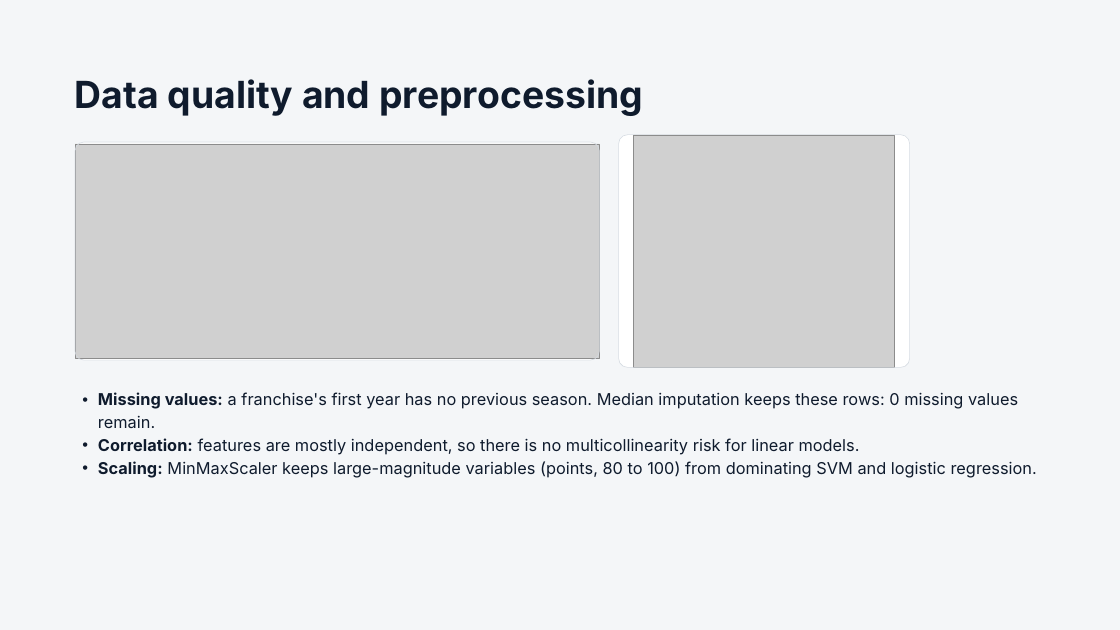
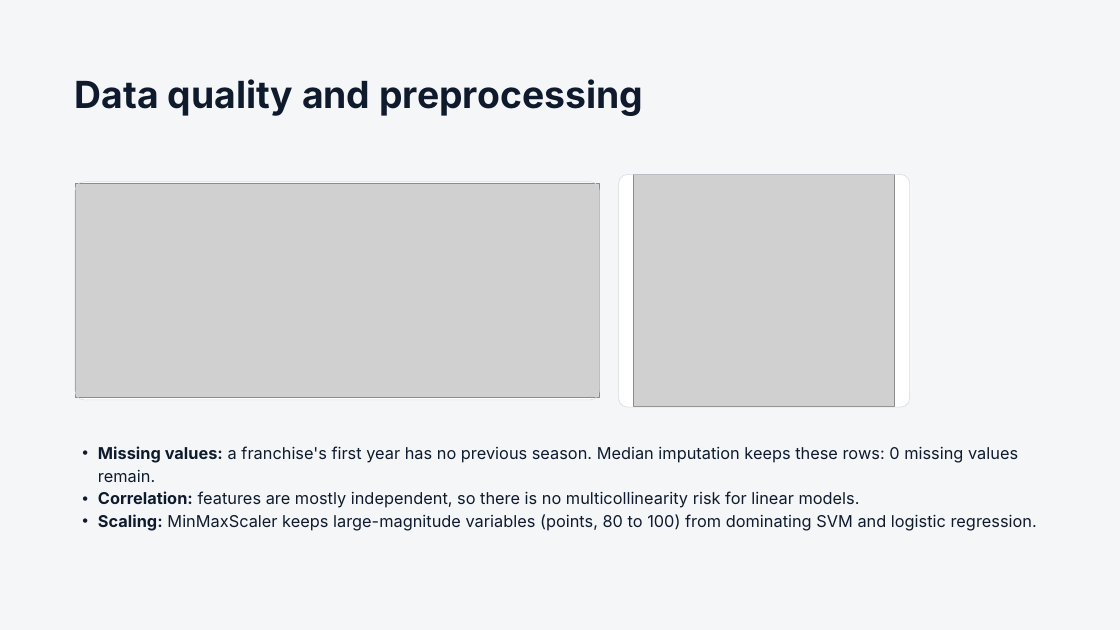
Before and after one commit to Nathan-Pinheiro/AC_hockey_predictions, a slide deck: slide 11 of Predicting NHL Head Coach Changes.pptx (slide 8 before the commit). Drawn at 1120x630 pixels with LibreOffice and Linux fonts; fonts in the diff are those of the drawing; grey boxes stand for pictures. Boxes give left, top, right and bottom in pixels: in the first picture for what was removed or moved away, otherwise in the second. Text is boxed around its words. In the diff, an @@ line names an element or a change of style, - is before the commit and + after.

```diff
--- a/Predicting NHL Head Coach Changes.pptx
+++ b/Predicting NHL Head Coach Changes.pptx
@@ 4 rounded rectangles, 2 pictures: place and size @@
-4 rounded rectangles, 2 pictures at bbox=[75, 134, 910, 368]
+4 rounded rectangles, 2 pictures at bbox=[75, 174, 910, 408]
@@ text "Missing values: a franchise's first ...": place and size @@
-text "Missing values: a franchise's first ..." at bbox=[98, 392, 1037, 478]
+text "Missing values: a franchise's first ..." at bbox=[98, 446, 1037, 531]
```
Also in this commit, not shown: 11 other slides changed, 5 slides added, 2 other files.
